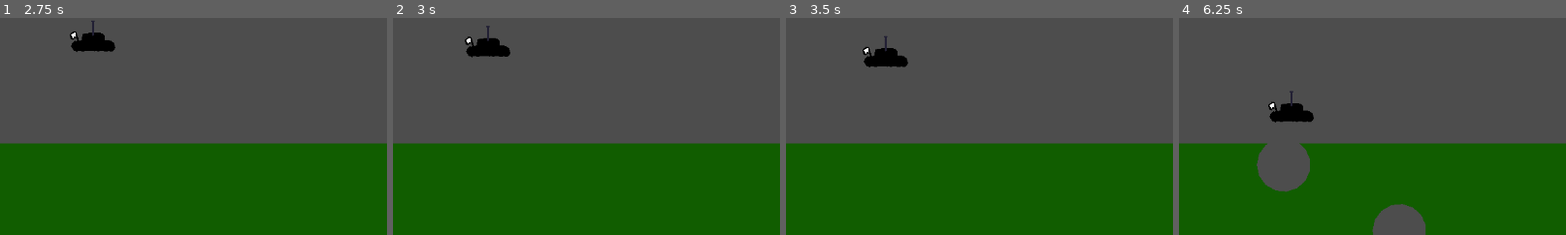
Above: before the commit, frames 1-4 (left to right).
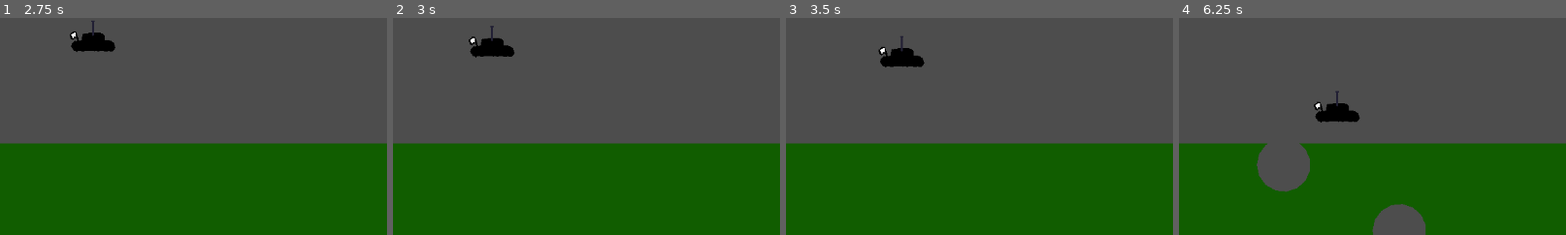
Above: after the commit, the same moments.

Repository: hiemas-lerastad/Tanks-Redux
Game: Godot game, scene res://Scenes/Game.tscn
Same seed, same stepped clock (60 frames per second), same inputs: the game is played once before the commit and once after it. The engine's default icon, where the game draws it, is replaced by a stand-in: a white triangle on a blue panel in a dark square.
Inputs (mouse positions are % of the whole screen's width and height, from its top left):
- Up to frame 1 (2.75 s): click (50, 17) at 0.52 s; type "12" at 0.6 s; click "Host Game" at 1.25 s; click "Start Game" at 2 s
- Up to frame 2 (3 s): move the mouse to (72, 45) at 2.77 s; press the mouse at (72, 45) at 2.78 s; hold D (right) from 2.78 s (still down)
- Up to frame 3 (3.5 s): keep holding D (right)
- Up to frame 4 (6.25 s): move the mouse to (30, 55) at 3.52 s; release the mouse at (30, 55) at 3.53 s; click (30, 55) at 3.6 s; move the mouse to (60, 28) at 4.27 s; release D (right) at 4.28 s; press the mouse at (60, 28) at 4.28 s; hold A (left) 4.28-5.03 s; move the mouse to (45, 70) at 5.02 s; release the mouse at (45, 70) at 5.03 s; hold D (right) from 5.03 s (still down); click (45, 70) at 5.1 s; move the mouse to (80, 65) at 5.77 s; press the mouse at (80, 65) at 5.78 s
The pictures show only the part of the screen within x 17-66%, y 21-71%; the shares and areas given below are measured in that part.

Frame 1 is identical in both runs. In frame 2, 0.4% of the frame differs, in the area x 18-32%, y 3-19%; in frame 3, 0.8%; in frame 4, 1.7%, in the area x 23-47%, y 33-49%.
Error in both runs: Assertion failed: UPNP Discover Failed! Error 24 (res://Scripts/Game.gd:67)

Commit message:
Marchin Squares Test

Diff:
--- /dev/null
+++ b/Scenes/Terrain/Marching Squares/Square.tscn
@@ -0,0 +1,13 @@
+[gd_scene load_steps=3 format=3 uid="uid://c8rt2gk22dhxm"]
+
+[ext_resource type="Script" path="res://Scripts/Terrain/Marching Squares/Square.gd" id="1_2w2nw"]
+[ext_resource type="Texture2D" uid="uid://g0sdbhn8ml8k" path="res://icon.svg" id="2_hfn6r"]
+
+[node name="Square" type="CollisionPolygon2D" node_paths=PackedStringArray("visible_polygon", "collision_polygon")]
+script = ExtResource("1_2w2nw")
+visible_polygon = NodePath("Polygon2D")
+collision_polygon = NodePath(".")
+
+[node name="Polygon2D" type="Polygon2D" parent="."]
+texture_repeat = 2
+texture = ExtResource("2_hfn6r")
--- /dev/null
+++ b/Scenes/Terrain/Marching Squares/Test.tscn
@@ -0,0 +1,11 @@
+[gd_scene load_steps=3 format=3 uid="uid://ciht2tcxuqcvo"]
+
+[ext_resource type="Script" path="res://Scripts/Terrain/Marching Squares/SquareManager.gd" id="1_nlywu"]
+[ext_resource type="PackedScene" uid="uid://c8rt2gk22dhxm" path="res://Scenes/Terrain/Marching Squares/Square.tscn" id="2_ttqaj"]
+
+[node name="Test" type="Node2D"]
+
+[node name="Squares" type="Node2D" parent="."]
+script = ExtResource("1_nlywu")
+dot_color_filled = Color(1, 1, 1, 1)
+square_scene = ExtResource("2_ttqaj")
--- a/Scripts/Components/_input_component.gd
+++ b/Scripts/Components/_input_component.gd
@@ -2,7 +2,7 @@
 
 @export_category("Settings")
 @export var controls: CharacterBody2D
-@export var max_speed: float = 15.0
+@export var max_speed: float = 50.0
 @export var fall_speed: float = 29.8
 
 var is_falling: bool
@@ -22,15 +22,16 @@
 	return controls.is_on_floor()
 
 func _process(delta) -> void:
-	if not controls.is_multiplayer_authority():
-		return;
+	if  multiplayer.multiplayer_peer.get_connection_status() == MultiplayerPeer.CONNECTION_CONNECTED:
+		if not controls.is_multiplayer_authority():
+			return;
 
-	''' take in the left/right direction, apply appropriate velocity + gravity'''
-	input_direction = Input.get_axis("left", "right")
+		''' take in the left/right direction, apply appropriate velocity + gravity'''
+		input_direction = Input.get_axis("left", "right")
 
-	if(input_direction != 0):
-		controls.velocity.x = input_direction * max_speed
-	else:
-		controls.velocity.x = lerpf(controls.velocity.x,0,.2)
+		if(input_direction != 0):
+			controls.velocity.x = input_direction * max_speed
+		else:
+			controls.velocity.x = lerpf(controls.velocity.x,0,.2)
 
-	gravity()
+		gravity()
--- /dev/null
+++ b/Scripts/Terrain/Marching Squares/Square.gd
@@ -0,0 +1,5 @@
+class_name Square;
+extends Node2D
+
+@export var visible_polygon: Polygon2D;
+@export var collision_polygon: CollisionPolygon2D;
--- /dev/null
+++ b/Scripts/Terrain/Marching Squares/SquareManager.gd
@@ -0,0 +1,136 @@
+class_name SquareManager;
+extends Node2D;
+
+@export_category("Settings")
+@export var grid_scale: int = 25;
+@export var dot_size: float = 2.5;
+@export var size_width: int;
+@export var size_height: int;
+
+var noise: FastNoiseLite;
+
+@export_category("Colours")
+@export var dot_color_filled: Color;
+@export var dot_color_empty: Color;
+@export var line_color: Color;
+
+@export_category("Scenes")
+@export var square_scene: PackedScene;
+
+var matrix: Array = [];
+
+var configurations: Dictionary = {
+	0: [],
+	bin2int("1111"): {
+		"points": ["a", "b", "c", "d"],
+		"skews": []
+	},
+
+	# 1 Dot
+	bin2int("0001"): ["a", "e", "h"],
+	bin2int("0010"): ["e", "b", "f"],
+	bin2int("0100"): ["f", "c", "g"],
+	bin2int("1000"): ["g", "d", "h"],
+
+	# 2 Dots
+	bin2int("0011"): ["a", "b", "f", "h"],
+	bin2int("0110"): ["e", "b", "c", "g"],
+	bin2int("1100"): ["h", "f", "c", "d"],
+	bin2int("1001"): ["a", "e", "g", "d"],
+
+	bin2int("0101"): ["h", "a", "e", "f", "c", "g"],
+	bin2int("1010"): ["h", "e", "b", "f", "g", "d"],
+
+	# 3 Dots
+	bin2int("0111"): ["h", "a", "b", "c", "g"],
+	bin2int("1110"): ["h", "e", "b", "c", "d"],
+	bin2int("1101"): ["a", "e", "f", "c", "d"],
+	bin2int("1011"): ["a", "b", "f", "g", "d"]
+}
+
+func _ready() -> void:
+	size_width = (get_viewport().content_scale_size.x / grid_scale) + 1;
+	size_height = (get_viewport().content_scale_size.y / grid_scale) + 1;
+	print(size_width)
+	randomize();
+
+	noise = FastNoiseLite.new();
+	noise.noise_type = FastNoiseLite.TYPE_PERLIN;
+	noise.seed = randi();
+
+	update_grid_values()
+
+	for x in range(0, matrix.size() - 1):
+		for y in range(0, matrix[x].size() - 1):
+			var a_value: float = matrix[x][y];
+			var b_value: float = matrix[x + 1][y];
+			var c_value: float = matrix[x + 1][y + 1];
+			var d_value: float = matrix[x][y + 1];
+
+			var a: Vector2 = Vector2(x, y) * grid_scale;
+			var b: Vector2 = Vector2(x + 1, y) * grid_scale;
+			var c: Vector2 = Vector2(x + 1, y + 1) * grid_scale;
+			var d: Vector2 = Vector2(x, y + 1) * grid_scale;
+
+			var e = ((b - a) / 2) + a;
+			var f = ((c - b) / 2) + b;
+			var g = ((d - c) / 2) + c;
+			var h = ((d - a) / 2) + a;
+
+			var points_dictionary: Dictionary = {
+				"a": a,
+				"b": b,
+				"c": c,
+				"d": d,
+				"e": e,
+				"f": f,
+				"g": g,
+				"h": h
+			}
+
+			var configuration: int = a_value * pow(2,0) + b_value * pow(2,1) + c_value * pow(2, 2) + d_value * pow(2, 3);
+			var points_to_connect: Array = configurations[configuration];
+			print('------')
+			var polygon_points: Array[Vector2];
+			print(points_to_connect)
+			for point in points_to_connect:
+				polygon_points.append(points_dictionary[point])
+
+			var square: Square = square_scene.instantiate();
+			square.position = Vector2(x, y) / (grid_scale);
+			#square.visible_polygon.polygon = [square.position, square.position + Vector2(grid_scale, 0), square.position + Vector2(grid_scale, grid_scale), square.position + Vector2(0, grid_scale)]
+			#square.collision_polygon.polygon = [square.position, square.position + Vector2(grid_scale, 0), square.position + Vector2(grid_scale, grid_scale), square.position + Vector2(0, grid_scale)]
+			square.visible_polygon.polygon = polygon_points;
+			square.collision_polygon.polygon = polygon_points;
+			add_child(square)
+
+func update_grid_values() -> void:
+	matrix.clear()
+	matrix = []
+	for x in range(size_width):
+		matrix.append([])
+		matrix[x].resize(size_height)
+
+		for y in range(size_height):
+			var noiseValue = noise.get_noise_2d(x, y);
+			if noiseValue > 0:
+				matrix[x][y] = 1;
+			else:
+				matrix[x][y] = 0;
+
+func _draw() -> void:
+	# Dots
+	for x in range(matrix.size()):
+		for y in range(matrix[x].size()):
+			if matrix[x][y] == 0:
+				draw_circle(Vector2(x, y) * (grid_scale), dot_size, dot_color_empty);
+			else:
+				draw_circle(Vector2(x, y) * (grid_scale), dot_size, dot_color_filled);
+
+func bin2int(bin_str) -> int:
+	var out: int = 0;
+
+	for c in bin_str:
+		out = (out << 1) + int(c == "1");
+
+	return out;
--- a/Scripts/Terrain/Terrain.gd
+++ b/Scripts/Terrain/Terrain.gd
@@ -31,14 +31,14 @@
 func _process(_delta) -> void:
 	if Input.is_action_pressed("click_left"):
 		if old_mouse_pos.distance_to(mouse_pos) > min_movement_update:
-			_carve(mouse_pos)
-			old_mouse_pos = mouse_pos
+			_carve(mouse_pos);
+			old_mouse_pos = mouse_pos;
 
 func _input(event) -> void:
 	if event is InputEventMouseMotion:
-		mouse_pos = get_global_mouse_position()
-		carve_shape.position = mouse_pos
-		queue_redraw()
+		mouse_pos = get_global_mouse_position();
+		carve_shape.position = mouse_pos;
+		queue_redraw();
 
 func _carve(carve_position: Vector2) -> void:
 	if not multiplayer.is_server():
